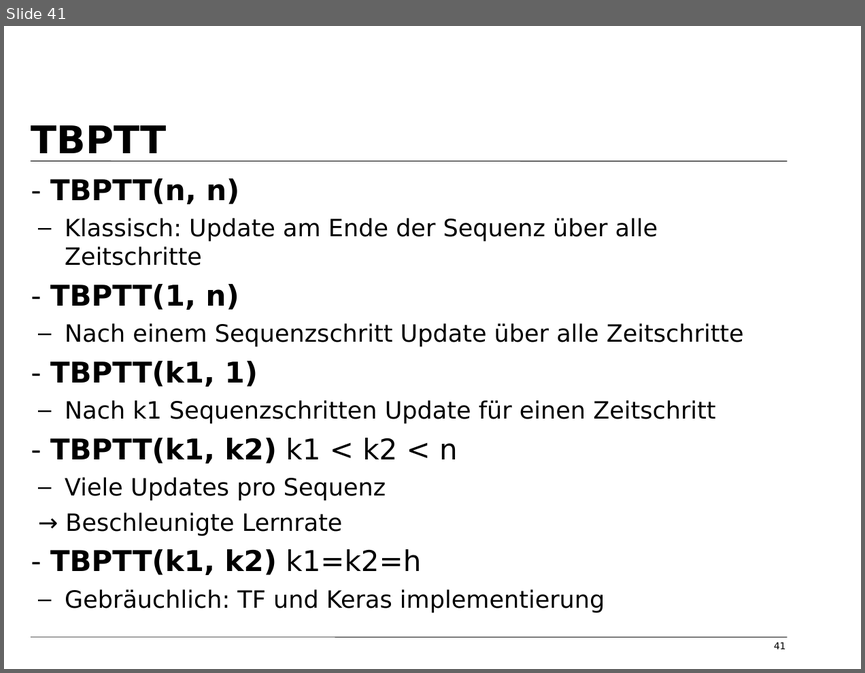
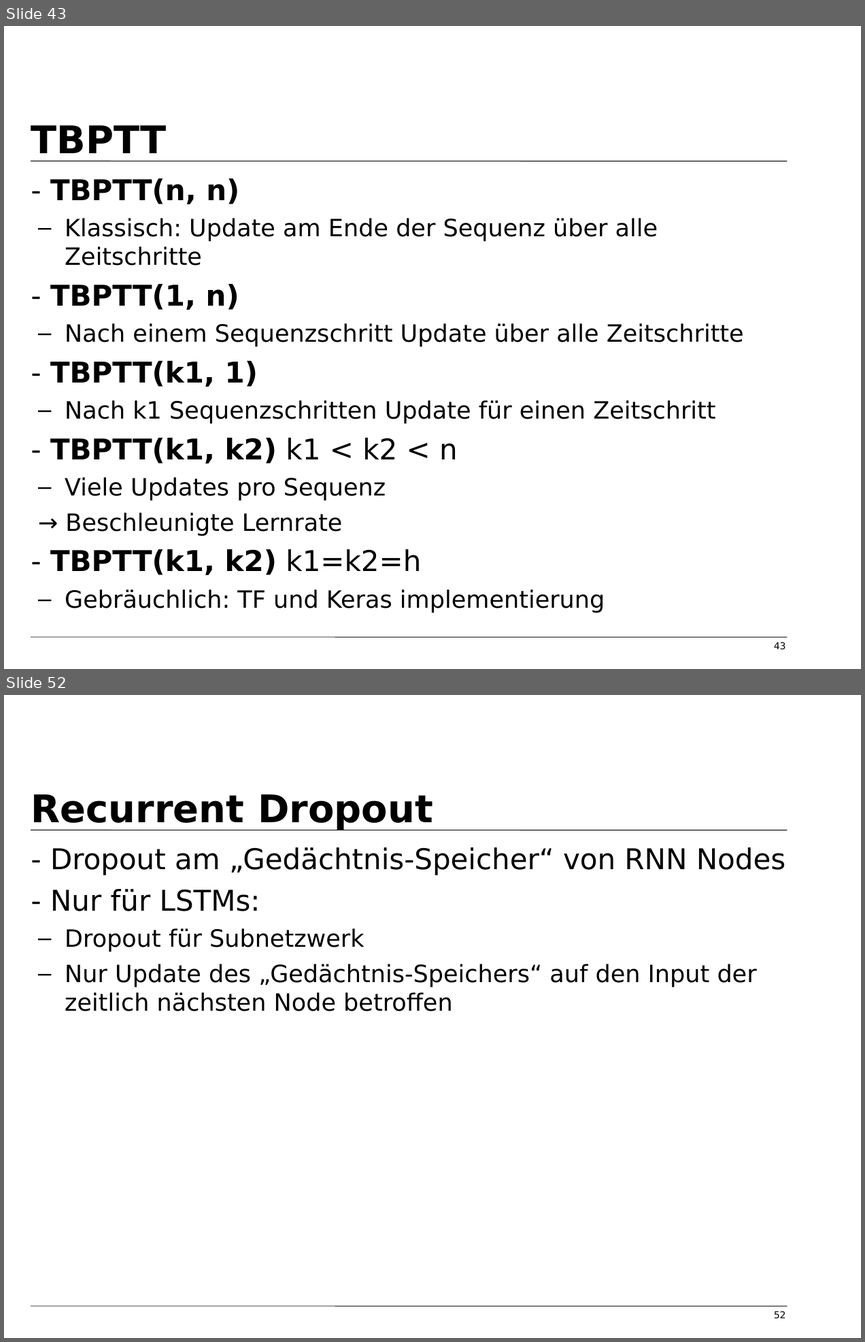
Before and after one commit to tfassbender/deep_learning_team_rnn, a slide deck: vorlesung/vorlesung_rnn_tobias_marvin.odp. Shown one above the other, each under a label of ours: slide 41 before the commit, slides 43 and 52 after it; the slides between them are not shown. The pictures are 865x673 and 865x1342 pixels, drawn with LibreOffice and Linux fonts; fonts in the diff are those of the drawing; background and template pictures are left out. Boxes give left, top, right and bottom in pixels: in the first picture for what was removed or moved away, otherwise in the second. Text is boxed around its words. In the diff, an @@ line names an element or a change of style, - is before the commit and + after.

```diff
--- a/vorlesung/vorlesung_rnn_tobias_marvin.odp
+++ b/vorlesung/vorlesung_rnn_tobias_marvin.odp
@@ slide 52 added at [4, 695, 861, 1338], background #FFFFFF; not listed: 2 template elements that a slide beside it also shows @@
@@ title added at [31, 794, 433, 830], 32 pt, text #000000, bold @@
+Recurrent Dropout
@@ text added at [50, 847, 785, 1011], 20 pt, text #000000 @@
+- Dropout am „Gedächtnis-Speicher“ von RNN Nodes
+- Nur für LSTMs:
+  – Dropout für Subnetzwerk
+  – Nur Update des „Gedächtnis-Speichers“ auf den Input der zeitlich nächsten Node betroffen
@@ page number added at [774, 1310, 786, 1319], 8 pt, text #000000 @@
+52
@@ what was slide 41 is now slide 43 @@
@@ page number at [774, 641, 786, 650]: text changed @@
-41
+43
```
Also in this commit, not shown: 6 slides changed, 10 other slides added, 1 slide removed, 2 other files.
